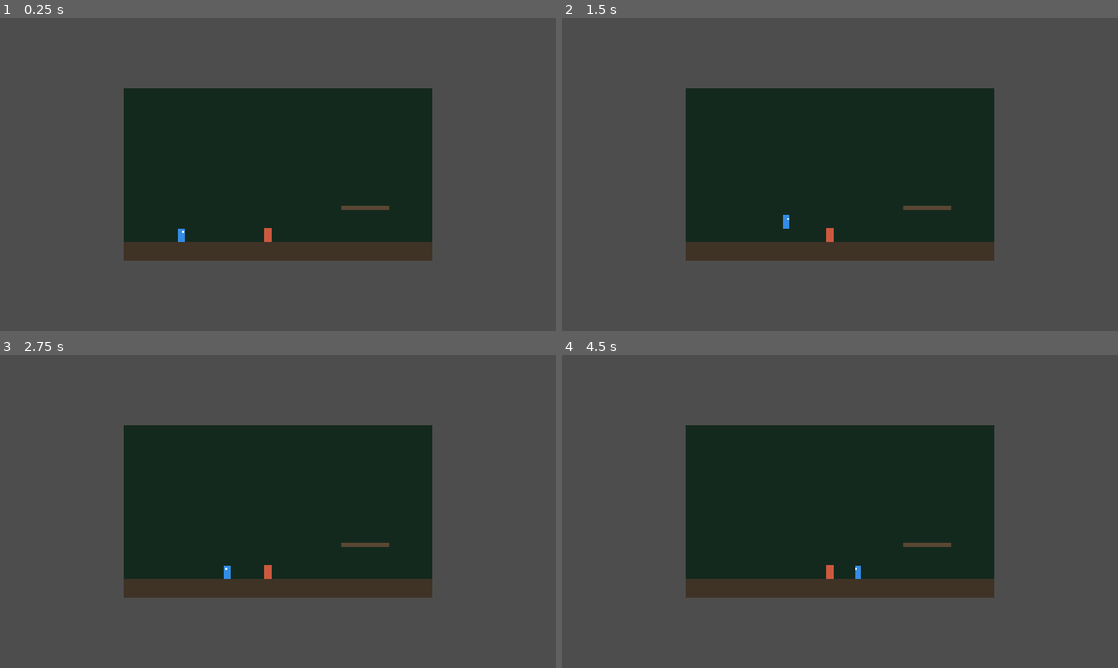
Above: before the commit, frames 1-4 (two rows, left to right).
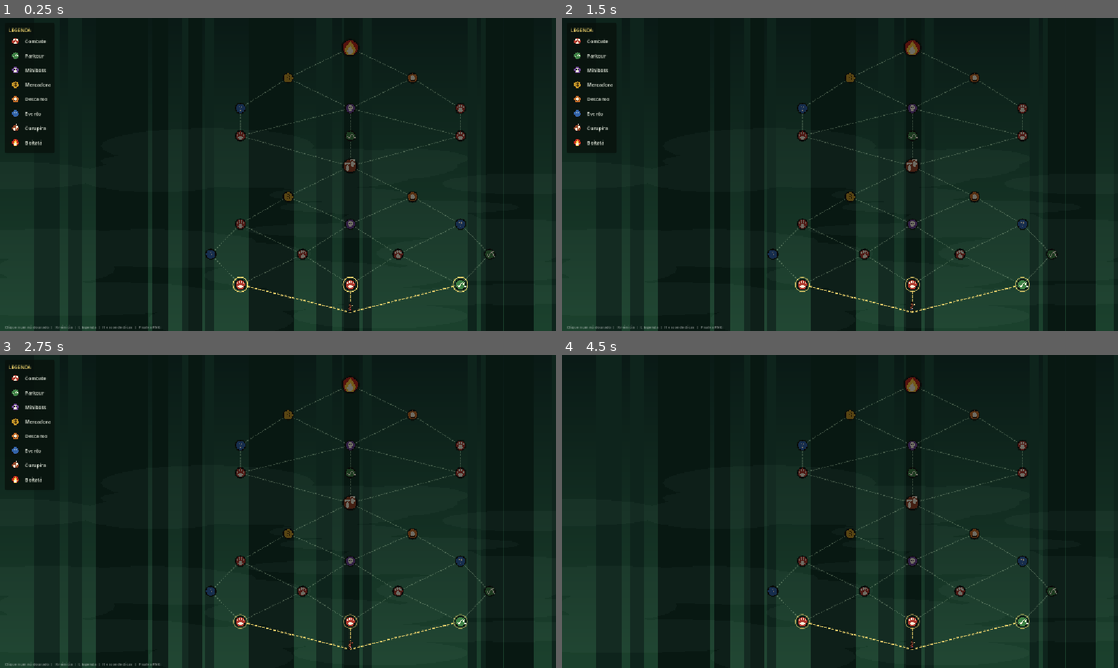
Above: after the commit, the same moments.

Repository: kauebbosel/platforming-game
Game: Godot game, scene res://valtair/map/map_screen.tscn
Two runs of this game, one before a commit and one after it. Both use one fixed random seed, a clock stepped at 60 frames per second and the inputs below. Before the commit the project starts from res://valtair/scenes/test_arena.tscn.
Inputs (mouse positions are in pixels of both pictures, inside the frame that each line leads up to):
- Up to frame 1 (0.25 s): no input
- Up to frame 2 (1.5 s): tap Enter at 0.5 s; move the mouse to (962, 158) at 0.52 s; hold D (move_right, bound only before the commit) from 0.53 s (still down); tap J (attack, bound only before the commit) at 0.6 s; click (962, 158) at 0.67 s; tap Space (jump, bound only before the commit) at 0.77, 0.8, 1.07, 1.35 s; move the mouse to (728, 190) at 1.27 s
- Up to frame 3 (2.75 s): tap Space (jump, bound only before the commit) at 1.52, 1.82, 2.3 s; tap J (attack, bound only before the commit) at 1.55, 2.1 s; move the mouse to (333, 442) at 2.02 s; release D (move_right, bound only before the commit) at 2.03 s; hold A (move_left, bound only before the commit) from 2.03 s (still down)
- Up to frame 4 (4.5 s): move the mouse to (812, 574) at 2.77 s; release A (move_left, bound only before the commit) at 2.78 s; hold D (move_right, bound only before the commit) 2.78-4.28 s; tap R at 2.85 s; click (812, 574) at 2.92 s; tap Space (jump, bound only before the commit) at 3.02, 3.32, 3.77, 3.8, 4.07 s; tap J (attack, bound only before the commit) at 3.05 s; move the mouse to (1006, 558) at 3.52 s; tap L at 3.6 s; move the mouse to (673, 464) at 4.27 s; hold A (move_left, bound only before the commit) from 4.28 s (still down); tap H at 4.35 s

The runs differ from the first frame. In frame 1, 73% of the frame differs, in the area x 0-100%, y 0-100%; in frame 2, 73%; in frame 3, 73%; in frame 4, 74%.

Commit message:
CHORE: changed sprites for main character and enemy

Diff:
--- a/desperto-da-floresta/project.godot
+++ b/desperto-da-floresta/project.godot
@@ -11,7 +11,7 @@
 [application]
 
 config/name="Desperto da Floresta"
-run/main_scene="res://valtair/scenes/test_arena.tscn"
+run/main_scene="res://valtair/map/map_screen.tscn"
 config/features=PackedStringArray("4.7", "GL Compatibility")
 config/icon="res://icon.svg"
 
--- a/desperto-da-floresta/valtair/scenes/player.tscn
+++ b/desperto-da-floresta/valtair/scenes/player.tscn
@@ -1,12 +1,14 @@
-[gd_scene load_steps=11 format=3]
+[gd_scene format=3 uid="uid://cl1nmi42voduh"]
 
-[ext_resource type="Script" path="res://valtair/scripts/player/player.gd" id="1"]
-[ext_resource type="Script" path="res://valtair/scripts/components/movement_component.gd" id="2"]
-[ext_resource type="Script" path="res://valtair/scripts/components/jump_component.gd" id="3"]
-[ext_resource type="Script" path="res://valtair/scripts/components/attack_component.gd" id="4"]
-[ext_resource type="Script" path="res://valtair/scripts/components/hitbox.gd" id="5"]
-[ext_resource type="Script" path="res://valtair/scripts/components/health_component.gd" id="6"]
-[ext_resource type="Script" path="res://valtair/scripts/components/hurtbox.gd" id="7"]
+[ext_resource type="Script" uid="uid://b44md5dh3o6j5" path="res://valtair/scripts/player/player.gd" id="1"]
+[ext_resource type="Script" uid="uid://do1kggn8mlhwq" path="res://valtair/scripts/components/movement_component.gd" id="2"]
+[ext_resource type="Texture2D" uid="uid://dwijeua8sbq47" path="res://verificar/based.png" id="2_l48rg"]
+[ext_resource type="Script" uid="uid://b4drnjsv52cbs" path="res://valtair/scripts/components/jump_component.gd" id="3"]
+[ext_resource type="Script" uid="uid://bck7j34xyv288" path="res://valtair/scripts/components/attack_component.gd" id="4"]
+[ext_resource type="Script" uid="uid://bprjvu4g3lmvd" path="res://valtair/scripts/components/hitbox.gd" id="5"]
+[ext_resource type="Script" uid="uid://b4101c84uef8o" path="res://valtair/scripts/components/health_component.gd" id="6"]
+[ext_resource type="Script" uid="uid://cejkgwdmbli8w" path="res://valtair/scripts/components/hurtbox.gd" id="7"]
+[ext_resource type="Texture2D" uid="uid://drutiotplsne0" path="res://valtair/sprites/slash_fx.png" id="8_ys87s"]
 
 [sub_resource type="RectangleShape2D" id="body_shape"]
 size = Vector2(14, 28)
@@ -17,50 +19,48 @@
 [sub_resource type="RectangleShape2D" id="hurt_shape"]
 size = Vector2(14, 28)
 
-[node name="Player" type="CharacterBody2D"]
+[node name="Player" type="CharacterBody2D" unique_id=1274089227]
 script = ExtResource("1")
 
-[node name="CollisionShape2D" type="CollisionShape2D" parent="."]
+[node name="CollisionShape2D" type="CollisionShape2D" parent="." unique_id=1435026753]
 position = Vector2(0, -14)
 shape = SubResource("body_shape")
 
-[node name="Visual" type="Node2D" parent="."]
+[node name="Visual" type="Node2D" parent="." unique_id=1807725101]
 
-[node name="Body" type="Polygon2D" parent="Visual"]
-color = Color(0.2, 0.55, 0.9, 1)
-polygon = PackedVector2Array(-7, -28, 7, -28, 7, 0, -7, 0)
+[node name="Sprite2D" type="Sprite2D" parent="Visual" unique_id=2078393505]
+texture = ExtResource("2_l48rg")
+offset = Vector2(0, -16)
 
-[node name="Eye" type="Polygon2D" parent="Visual"]
-polygon = PackedVector2Array(2, -23, 6, -23, 6, -19, 2, -19)
-
-[node name="Movement" type="Node" parent="."]
+[node name="Movement" type="Node" parent="." unique_id=858207675]
 script = ExtResource("2")
 
-[node name="Jump" type="Node" parent="."]
+[node name="Jump" type="Node" parent="." unique_id=418833641]
 script = ExtResource("3")
 
-[node name="Health" type="Node" parent="."]
+[node name="Health" type="Node" parent="." unique_id=286975665]
 script = ExtResource("6")
 
-[node name="Attack" type="Node2D" parent="."]
+[node name="Attack" type="Node2D" parent="." unique_id=389030333]
 script = ExtResource("4")
 
-[node name="Hitbox" type="Area2D" parent="Attack"]
-position = Vector2(20, -14)
+[node name="Hitbox" type="Area2D" parent="Attack" unique_id=2135191965]
+position = Vector2(22, -16)
+scale = Vector2(0.5, 0.5)
 script = ExtResource("5")
 
-[node name="CollisionShape2D" type="CollisionShape2D" parent="Attack/Hitbox"]
+[node name="CollisionShape2D" type="CollisionShape2D" parent="Attack/Hitbox" unique_id=998711320]
 shape = SubResource("hit_shape")
 
-[node name="SlashFX" type="Polygon2D" parent="Attack"]
-position = Vector2(20, -14)
-color = Color(1, 1, 1, 0.6)
-polygon = PackedVector2Array(-13, -12, 13, -12, 13, 12, -13, 12)
+[node name="SlashFX" type="Sprite2D" parent="Attack" unique_id=734150383]
+position = Vector2(22, -16)
+scale = Vector2(0.5, 0.5)
+texture = ExtResource("8_ys87s")
 
-[node name="Hurtbox" type="Area2D" parent="."]
+[node name="Hurtbox" type="Area2D" parent="." unique_id=1263411882]
 position = Vector2(0, -14)
 script = ExtResource("7")
 team = &"player"
 
-[node name="CollisionShape2D" type="CollisionShape2D" parent="Hurtbox"]
+[node name="CollisionShape2D" type="CollisionShape2D" parent="Hurtbox" unique_id=426946419]
 shape = SubResource("hurt_shape")
--- a/desperto-da-floresta/valtair/scenes/training_dummy.tscn
+++ b/desperto-da-floresta/valtair/scenes/training_dummy.tscn
@@ -1,26 +1,27 @@
-[gd_scene load_steps=5 format=3]
+[gd_scene format=3 uid="uid://dc3cg0r1sq183"]
 
-[ext_resource type="Script" path="res://valtair/scripts/test/training_dummy.gd" id="1"]
-[ext_resource type="Script" path="res://valtair/scripts/components/health_component.gd" id="2"]
-[ext_resource type="Script" path="res://valtair/scripts/components/hurtbox.gd" id="3"]
+[ext_resource type="Script" uid="uid://cmrc3qih8meqg" path="res://valtair/scripts/test/training_dummy.gd" id="1"]
+[ext_resource type="Script" uid="uid://b4101c84uef8o" path="res://valtair/scripts/components/health_component.gd" id="2"]
+[ext_resource type="Script" uid="uid://cejkgwdmbli8w" path="res://valtair/scripts/components/hurtbox.gd" id="3"]
+[ext_resource type="Texture2D" uid="uid://d0hgk1effho6a" path="res://valtair/sprites/mushroom-creature.png" id="4_sfyux"]
 
 [sub_resource type="RectangleShape2D" id="shape"]
 size = Vector2(16, 30)
 
-[node name="TrainingDummy" type="Node2D"]
+[node name="TrainingDummy" type="Node2D" unique_id=1098304201]
 script = ExtResource("1")
 
-[node name="Shape" type="Polygon2D" parent="."]
-color = Color(0.8, 0.35, 0.25, 1)
-polygon = PackedVector2Array(-8, -30, 8, -30, 8, 0, -8, 0)
+[node name="Shape" type="Sprite2D" parent="." unique_id=1363608297]
+texture = ExtResource("4_sfyux")
+offset = Vector2(0, -15)
 
-[node name="Health" type="Node" parent="."]
+[node name="Health" type="Node" parent="." unique_id=1183010247]
 script = ExtResource("2")
 max_health = 3
 
-[node name="Hurtbox" type="Area2D" parent="."]
-position = Vector2(0, -15)
+[node name="Hurtbox" type="Area2D" parent="." unique_id=1713469961]
+position = Vector2(0, -14)
 script = ExtResource("3")
 
-[node name="CollisionShape2D" type="CollisionShape2D" parent="Hurtbox"]
+[node name="CollisionShape2D" type="CollisionShape2D" parent="Hurtbox" unique_id=471698552]
 shape = SubResource("shape")
--- a/desperto-da-floresta/valtair/scripts/test/training_dummy.gd
+++ b/desperto-da-floresta/valtair/scripts/test/training_dummy.gd
@@ -1,25 +1,22 @@
 extends Node2D
 ## Boneco de treino: pisca ao ser atingido e "renasce" ao morrer.
-## Serve para testar o ataque do Valtair antes de existir qualquer inimigo.
 
 @onready var health: HealthComponent = $Health
 @onready var hurtbox: Hurtbox = $Hurtbox
-@onready var shape: Polygon2D = $Shape
-
-var _base_color: Color
+## O nó visual precisa se chamar "Shape". Pode ser Polygon2D, Sprite2D ou AnimatedSprite2D.
+@onready var shape: CanvasItem = $Shape
 
 
 func _ready() -> void:
-	_base_color = shape.color
 	hurtbox.hit_received.connect(_on_hit)
 	health.died.connect(_on_died)
 
 
 func _on_hit(damage: int, _source: Node, _knockback: Vector2) -> void:
 	print("Boneco levou ", damage, " de dano. Vida: ", health.health, "/", health.max_health)
-	shape.color = Color.WHITE
+	shape.modulate = Color(1.0, 0.35, 0.35)
 	await get_tree().create_timer(0.08).timeout
-	shape.color = _base_color
+	shape.modulate = Color.WHITE
 
 
 func _on_died() -> void:
Not shown, added: desperto-da-floresta/valtair/map/art/background.png.import
Not shown, added: desperto-da-floresta/valtair/map/art/icon_boss.png.import
Not shown, added: desperto-da-floresta/valtair/map/art/icon_combate.png.import
Not shown, added: desperto-da-floresta/valtair/map/art/icon_descanso.png.import
Not shown, added: desperto-da-floresta/valtair/map/art/icon_evento.png.import
Not shown, added: desperto-da-floresta/valtair/map/art/icon_mercadora.png.import
Not shown, added: desperto-da-floresta/valtair/map/art/icon_midboss.png.import
Not shown, added: desperto-da-floresta/valtair/map/art/icon_miniboss.png.import
Not shown, added: desperto-da-floresta/valtair/map/art/icon_parkour.png.import
Binary file changed: desperto-da-floresta/valtair/map/art/player_marker.png
Not shown, added: desperto-da-floresta/valtair/map/art/player_marker.png.import
Not shown, added: desperto-da-floresta/valtair/map/map_layout.gd.uid
(and 9 more such lines)
